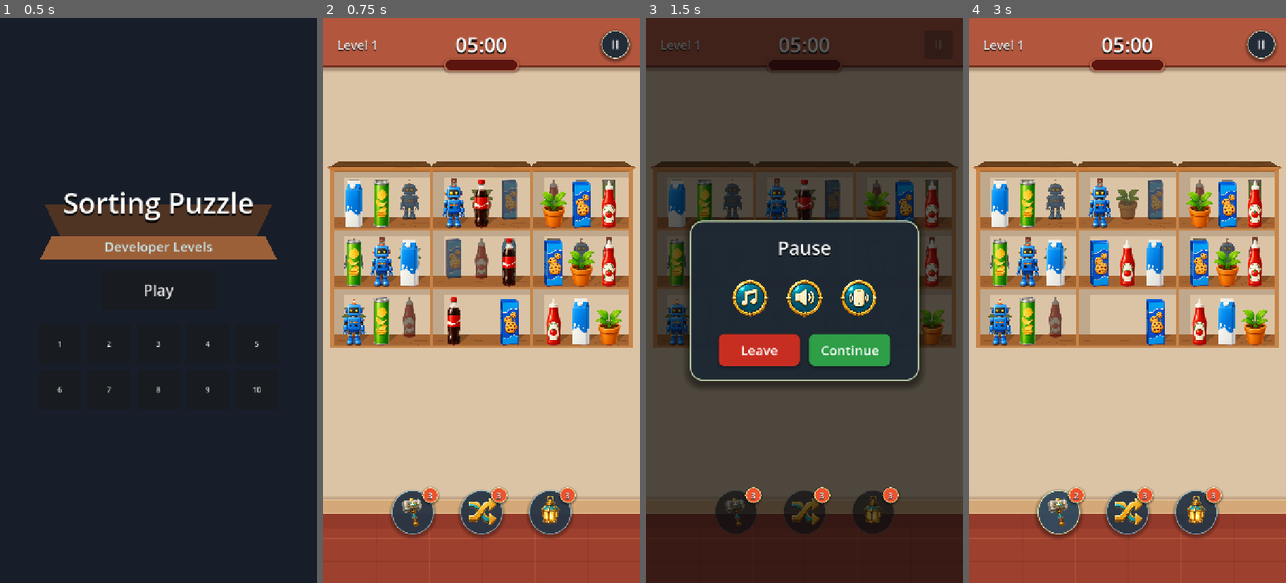
Above: before the commit, frames 1-4 (left to right).
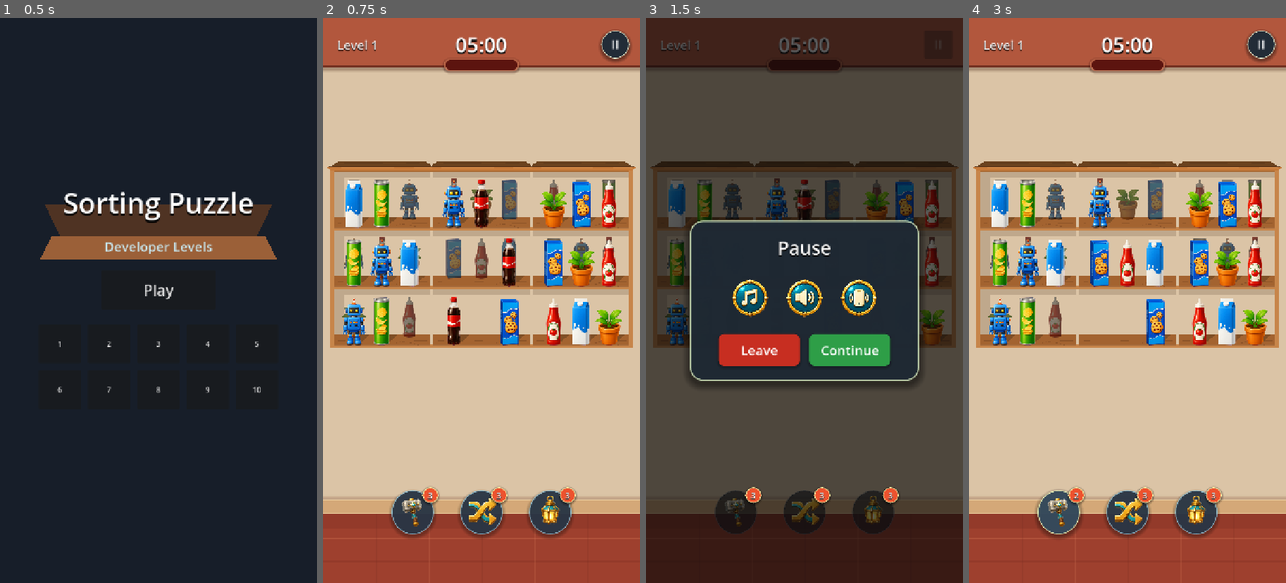
Above: after the commit, the same moments.

Repository: vladeque/sorting-puzzle
Game: Godot game, scene res://scenes/main_menu.tscn
Same seed, same stepped clock (60 frames per second), same inputs: the game is played once before the commit and once after it.
Inputs:
- Up to frame 1 (0.5 s): no input
- Up to frame 2 (0.75 s): click "Play" at 0.5 s
- Up to frame 3 (1.5 s): click "II" at 1.25 s
- Up to frame 4 (3 s): click "Continue" at 2 s; click "3" at 2.75 s

Frame 1 is identical in both runs. In frame 2, 2.0% of the frame differs, in the area x 33-70%, y 27-58%; in frame 3, 0.2%; in frame 4, 2.0%.

Commit message:
Add shelf row placement visuals

Diff:
--- a/scripts/level.gd
+++ b/scripts/level.gd
@@ -39,6 +39,7 @@
 const ROW_MOTION_HORIZONTAL_WRAP := "horizontal_wrap"
 const SHELF_VISUAL_VARIANT_FULL := "full"
 const SHELF_VISUAL_VARIANT_FLOOR_ONLY := "floor_only"
+const LAYOUT_ROW_VERTICAL_EPSILON := 8.0
 const SHELF_TOP_STACK_VERTICAL_EPSILON := 4.0
 const SHELF_TOP_STACK_MIN_HORIZONTAL_OVERLAP := 0.35
 const SHELF_BOTTOM_STACK_VERTICAL_EPSILON := 4.0
@@ -63,19 +64,6 @@
 const SHELVES_MAX_LAYOUT_SCALE := 1.5
 const RESULT_LABEL_HEIGHT := 96.0
 const PAUSE_MENU_PANEL_SIZE := Vector2(520, 363)
-const SHELF_FLOOR_ONLY_HIDDEN_NODES := [
-	"Shadow",
-	"BackWall",
-	"BackWallTopShade",
-	"BackWallLeftShade",
-	"Ceiling",
-	"TopCeilingCap",
-	"RightColumnShadow",
-	"LeftWall",
-	"RightWall",
-	"Highlight",
-]
-
 @export var slot_snap_distance := BASE_SLOT_SNAP_DISTANCE * SHELF_CELL_VISUAL_SCALE
 @export var item_pick_size := BASE_ITEM_PICK_SIZE * SHELF_CELL_VISUAL_SCALE
 @export var drag_start_distance := 12.0
@@ -619,6 +607,7 @@
 			continue
 
 		var shelf := _add_shelf(shelves, shelf_index + 1, shelf_positions[shelf_index])
+		_apply_shelf_row_placement(shelf, _get_grid_row_shelf_placement(shelf_index, shelves_config.size(), 3))
 		_configure_shelf_from_config(shelf, shelf_config)
 
 
@@ -703,6 +692,7 @@
 		var shelf_position := Vector2(row_origin_x + float(row_shelf_index) * SHELF_GRID_STEP.x, row_center_y)
 		var shelf := _add_shelf(shelves, shelf_number, shelf_position)
 		_apply_shelf_visual_variant(shelf, visual_variant)
+		_apply_shelf_row_placement(shelf, _get_row_shelf_placement(row_shelf_index, row_shelf_count))
 		_configure_shelf_from_config(shelf, shelf_config)
 
 
@@ -738,6 +728,7 @@
 		var shelf := _add_shelf(row, shelf_number, Vector2.ZERO)
 		row.add_shelf(shelf)
 		_apply_shelf_visual_variant(shelf, visual_variant)
+		_apply_shelf_row_placement(shelf, Shelf.ROW_PLACEMENT_MIDDLE)
 		_configure_shelf_from_config(shelf, shelf_config, false)
 
 
@@ -812,6 +803,7 @@
 		return false
 
 	var shelf_config_index := 0
+	var marker_placements := _get_layout_template_marker_placements(layout_template)
 	for layout_node in layout_template.get_children():
 		if layout_node is ShelfLayoutRow:
 			var layout_row := layout_node as ShelfLayoutRow
@@ -835,6 +827,10 @@
 			if shelf_config != null:
 				var shelf_marker := layout_node as Node2D
 				var shelf := _add_shelf(shelves, shelf_config_index + 1, shelf_marker.global_position)
+				_apply_shelf_row_placement(
+					shelf,
+					str(marker_placements.get(shelf_marker.get_instance_id(), Shelf.ROW_PLACEMENT_MIDDLE))
+				)
 				_configure_shelf_from_config(shelf, shelf_config)
 
 			shelf_config_index += 1
@@ -866,20 +862,104 @@
 	return layout_node is Marker2D and str(layout_node.name).begins_with("Shelf")
 
 
+func _get_layout_template_marker_placements(layout_template: Node2D) -> Dictionary:
+	var rows: Array = []
+	for layout_node in layout_template.get_children():
+		if not _is_layout_shelf_marker(layout_node):
+			continue
+
+		var marker := layout_node as Node2D
+		var row_index := _find_layout_marker_row_index(rows, marker.global_position.y)
+		if row_index == -1:
+			rows.append({
+				"y": marker.global_position.y,
+				"markers": [marker],
+			})
+		else:
+			var existing_row := rows[row_index] as Dictionary
+			var row_markers_to_append := existing_row.get("markers", []) as Array
+			row_markers_to_append.append(marker)
+
+	var placements := {}
+	for row_entry in rows:
+		var row_data := row_entry as Dictionary
+		if row_data == null:
+			continue
+
+		var sorted_markers := row_data.get("markers", []) as Array
+		sorted_markers.sort_custom(Callable(self, "_sort_layout_markers_by_x"))
+		for row_shelf_index in range(sorted_markers.size()):
+			var sorted_marker := sorted_markers[row_shelf_index] as Node2D
+			if sorted_marker != null:
+				placements[sorted_marker.get_instance_id()] = _get_row_shelf_placement(row_shelf_index, sorted_markers.size())
+
+	return placements
+
+
+func _find_layout_marker_row_index(rows: Array, marker_y: float) -> int:
+	for row_index in range(rows.size()):
+		var row := rows[row_index] as Dictionary
+		if row == null:
+			continue
+
+		if absf(float(row.get("y", marker_y)) - marker_y) <= LAYOUT_ROW_VERTICAL_EPSILON:
+			return row_index
+
+	return -1
+
+
+func _sort_layout_markers_by_x(left: Node, right: Node) -> bool:
+	var left_marker := left as Node2D
+	var right_marker := right as Node2D
+	if left_marker == null or right_marker == null:
+		return str(left.name) < str(right.name)
+
+	if not is_equal_approx(left_marker.global_position.x, right_marker.global_position.x):
+		return left_marker.global_position.x < right_marker.global_position.x
+
+	return str(left_marker.name) < str(right_marker.name)
+
+
+func _get_grid_row_shelf_placement(shelf_index: int, shelf_count: int, columns: int) -> String:
+	var row_start_index := floori(float(shelf_index) / float(columns)) * columns
+	var row_shelf_index := shelf_index - row_start_index
+	var row_shelf_count := mini(columns, shelf_count - row_start_index)
+	return _get_row_shelf_placement(row_shelf_index, row_shelf_count)
+
+
+func _get_row_shelf_placement(row_shelf_index: int, row_shelf_count: int) -> String:
+	if row_shelf_count <= 1:
+		return Shelf.ROW_PLACEMENT_MIDDLE
+
+	if row_shelf_index <= 0:
+		return Shelf.ROW_PLACEMENT_LEFT
+
+	if row_shelf_index >= row_shelf_count - 1:
+		return Shelf.ROW_PLACEMENT_RIGHT
+
+	return Shelf.ROW_PLACEMENT_MIDDLE
+
+
 func _apply_shelf_visual_variant(shelf: Node2D, visual_variant: String) -> void:
+	var shelf_cell := shelf as Shelf
 	match visual_variant:
-		SHELF_VISUAL_VARIANT_FULL:
-			shelf.set_meta(SHELF_VISUAL_VARIANT_META, SHELF_VISUAL_VARIANT_FULL)
-			return
-		SHELF_VISUAL_VARIANT_FLOOR_ONLY:
-			shelf.set_meta(SHELF_VISUAL_VARIANT_META, SHELF_VISUAL_VARIANT_FLOOR_ONLY)
-			for node_name in SHELF_FLOOR_ONLY_HIDDEN_NODES:
-				var node := shelf.get_node_or_null(node_name) as CanvasItem
-				if node != null:
-					node.visible = false
+		SHELF_VISUAL_VARIANT_FULL, SHELF_VISUAL_VARIANT_FLOOR_ONLY:
+			if shelf_cell != null:
+				shelf_cell.set_visual_variant(visual_variant)
+			else:
+				shelf.set_meta(SHELF_VISUAL_VARIANT_META, visual_variant)
 		_:
-			shelf.set_meta(SHELF_VISUAL_VARIANT_META, SHELF_VISUAL_VARIANT_FULL)
+			if shelf_cell != null:
+				shelf_cell.set_visual_variant(SHELF_VISUAL_VARIANT_FULL)
+			else:
+				shelf.set_meta(SHELF_VISUAL_VARIANT_META, SHELF_VISUAL_VARIANT_FULL)
 			push_warning("Unknown shelf visual_variant '%s'. Using full shelf." % visual_variant)
+
+
+func _apply_shelf_row_placement(shelf: Node2D, row_placement: String) -> void:
+	var shelf_cell := shelf as Shelf
+	if shelf_cell != null:
+		shelf_cell.set_row_placement(row_placement)
 
 
 func _update_shelf_perspective_edges() -> void:
@@ -1011,7 +1091,8 @@
 	shelf.name = "Shelf%02d" % shelf_number
 	shelf.position = shelf_position
 	shelf.scale = Vector2.ONE * SHELF_CELL_VISUAL_SCALE
-	shelf.set_meta(SHELF_VISUAL_VARIANT_META, SHELF_VISUAL_VARIANT_FULL)
+	shelf.set_visual_variant(SHELF_VISUAL_VARIANT_FULL)
+	shelf.set_row_placement(Shelf.ROW_PLACEMENT_MIDDLE)
 	parent.add_child(shelf)
 
 	return shelf
--- a/scripts/shelf.gd
+++ b/scripts/shelf.gd
@@ -3,12 +3,77 @@
 
 const BACK_LAYER_PREFIX := "ShelfLayer"
 const FIRST_BACK_LAYER_INDEX := 1
+const VISUAL_VARIANT_META := &"visual_variant"
+const ROW_PLACEMENT_META := &"row_placement"
+const VISUAL_VARIANT_FULL := "full"
+const VISUAL_VARIANT_FLOOR_ONLY := "floor_only"
+const ROW_PLACEMENT_LEFT := "left"
+const ROW_PLACEMENT_MIDDLE := "middle"
+const ROW_PLACEMENT_RIGHT := "right"
+const FLOOR_ONLY_HIDDEN_NODES := [
+	"Shadow",
+	"BackWall",
+	"BackWallTopShade",
+	"BackWallLeftShade",
+	"Ceiling",
+	"TopCeilingCap",
+	"RightColumnShadow",
+	"LeftWall",
+	"RightWall",
+	"Highlight",
+]
+const ROW_PLACEMENT_EDGE_NODES := [
+	"BackWallLeftShade",
+	"LeftWall",
+	"RightWall",
+]
 
 @export var back_layer_offset := Vector2(0, -10)
 @export var back_layer_z_index := 7
 @export var back_layer_item_z_index := 0
 @export var back_layer_item_scale := 0.86
 @export var back_layer_item_modulate := Color(0.376, 0.376, 0.376, 0.706)
+
+var _visual_variant := VISUAL_VARIANT_FULL
+var _row_placement := ROW_PLACEMENT_MIDDLE
+
+
+func _ready() -> void:
+	_apply_visual_variant()
+	_apply_row_placement()
+
+
+func set_visual_variant(visual_variant: String) -> void:
+	match visual_variant:
+		VISUAL_VARIANT_FULL, VISUAL_VARIANT_FLOOR_ONLY:
+			_visual_variant = visual_variant
+		_:
+			_visual_variant = VISUAL_VARIANT_FULL
+			push_warning("Unknown shelf visual_variant '%s'. Using full shelf." % visual_variant)
+
+	set_meta(VISUAL_VARIANT_META, _visual_variant)
+	_apply_visual_variant()
+	_apply_row_placement()
+
+
+func get_visual_variant() -> String:
+	return _visual_variant
+
+
+func set_row_placement(row_placement: String) -> void:
+	match row_placement:
+		ROW_PLACEMENT_LEFT, ROW_PLACEMENT_MIDDLE, ROW_PLACEMENT_RIGHT:
+			_row_placement = row_placement
+		_:
+			_row_placement = ROW_PLACEMENT_MIDDLE
+			push_warning("Unknown shelf row_placement '%s'. Using middle shelf." % row_placement)
+
+	set_meta(ROW_PLACEMENT_META, _row_placement)
+	_apply_row_placement()
+
+
+func get_row_placement() -> String:
+	return _row_placement
 
 
 func add_back_layer(layer_index: int, front_slots: Array[Node2D]) -> Array[Node2D]:
@@ -68,6 +133,31 @@
 	return layer_slot
 
 
+func _apply_visual_variant() -> void:
+	if _visual_variant != VISUAL_VARIANT_FLOOR_ONLY:
+		return
+
+	for node_name in FLOOR_ONLY_HIDDEN_NODES:
+		_set_node_visible(node_name, false)
+
+
+func _apply_row_placement() -> void:
+	if _visual_variant != VISUAL_VARIANT_FULL:
+		for node_name in ROW_PLACEMENT_EDGE_NODES:
+			_set_node_visible(node_name, false)
+		return
+
+	_set_node_visible("BackWallLeftShade", _row_placement == ROW_PLACEMENT_LEFT)
+	_set_node_visible("LeftWall", _row_placement == ROW_PLACEMENT_LEFT)
+	_set_node_visible("RightWall", _row_placement == ROW_PLACEMENT_RIGHT)
+
+
+func _set_node_visible(node_name: String, should_show: bool) -> void:
+	var node := get_node_or_null(node_name) as CanvasItem
+	if node != null:
+		node.visible = should_show
+
+
 func _get_slot_item(slot: Node2D) -> ShelfItem:
 	for child in slot.get_children():
 		var item := child as ShelfItem
Not shown, changed: docs/CONFIGS.md
Not shown, changed: docs/SCENES.md
Not shown, changed: docs/SCRIPTS.md
